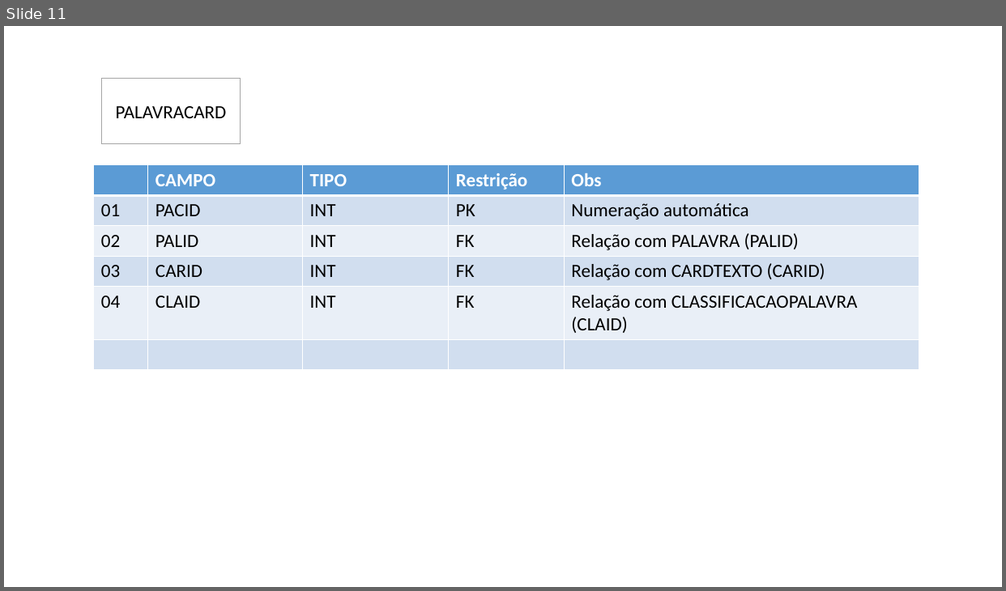
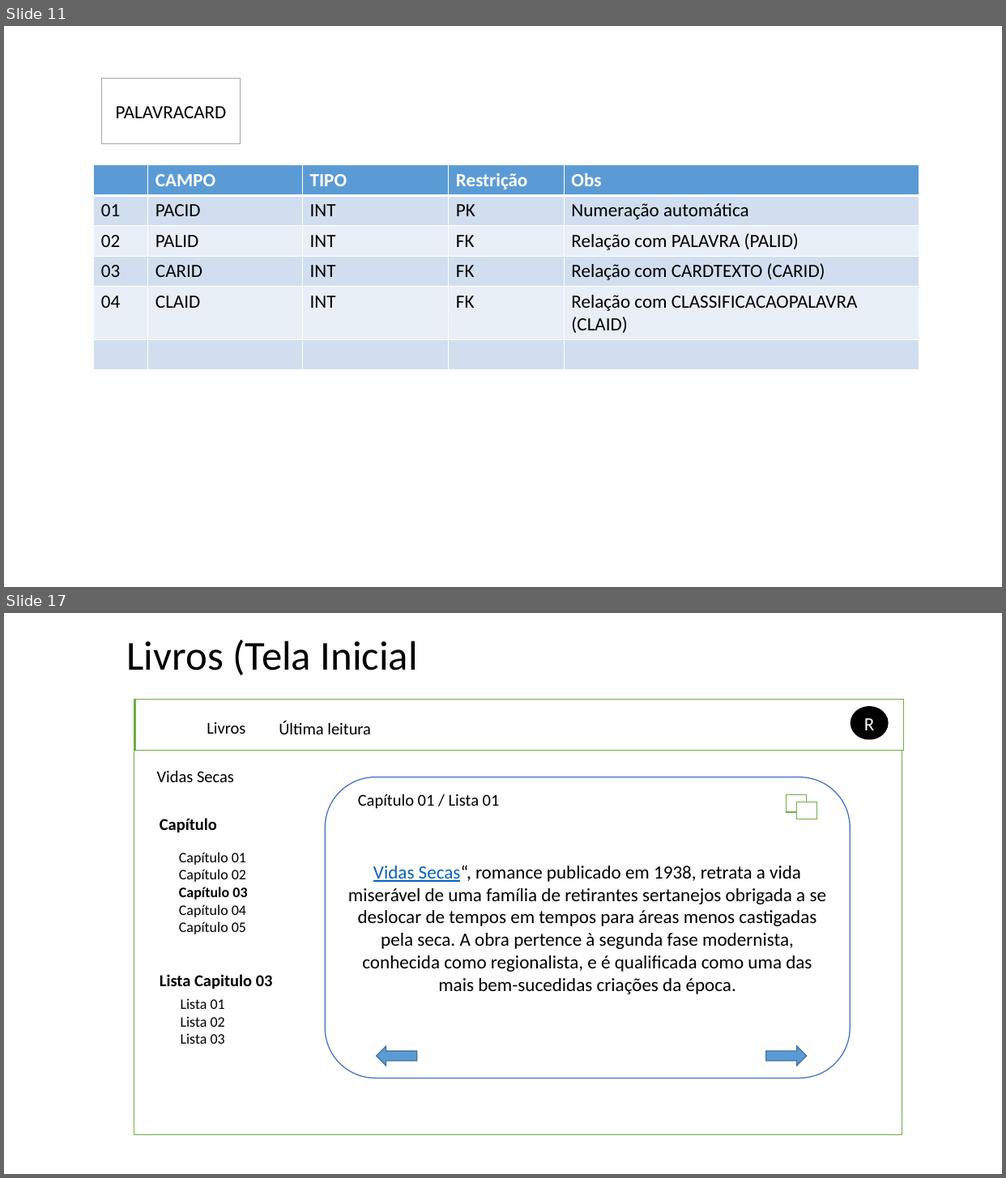
Before and after one commit to viniciuss1812/Projeto-Bookcard, a slide deck: Documentacao/bookCarddocumentacao.pptx. Shown one above the other, each under a label of ours: slide 11 before the commit, slides 11 and 17 after it; the slides between them are not shown. The pictures are 1006x591 and 1006x1178 pixels, drawn with LibreOffice and Linux fonts; fonts in the diff are those of the drawing. Boxes give left, top, right and bottom in pixels: in the first picture for what was removed or moved away, otherwise in the second. Text is boxed around its words. In the diff, an @@ line names an element or a change of style, - is before the commit and + after.

```diff
--- a/Documentacao/bookCarddocumentacao.pptx
+++ b/Documentacao/bookCarddocumentacao.pptx
@@ slide 17 added at <box>4,613,1002,1174</box>, background #FFFFFF @@
@@ title added at <box>126,640,418,675</box>, 39.6 pt, text #000000 @@
+Livros (Tela Inicial
@@ rectangle added at <box>134,700,902,1135</box>, fill #FFFFFF, outline #70AD47 1 pt @@
@@ rectangle added at <box>135,700,904,750</box>, fill #FFFFFF, outline #70AD47 1 pt @@
@@ ellipse added at <box>850,707,888,739</box>, fill #000000, outline #000000 1 pt, 18 pt, text #FFFFFF @@
+R
@@ text added at <box>206,722,245,734</box>, 16 pt, text #000000 @@
+Livros
@@ text added at <box>279,721,371,735</box>, 16 pt, text #000000 @@
+Última leitura
@@ text added at <box>157,770,234,782</box>, 16 pt, text #000000 @@
+Vidas Secas
@@ rounded rectangle added at <box>325,777,850,1078</box>, fill #FFFFFF, outline #4472C4 1 pt, 18 pt, text #000000 @@
+Vidas Secas“, romance publicado em 1938, retrata a vida miserável de uma família de retirantes sertanejos obrigada a se deslocar de tempos em tempos para áreas menos castigadas pela seca. A obra pertence à segunda fase modernista, conhecida como regionalista, e é qualificada como uma das mais bem-sucedidas criações da época.
@@ text added at <box>358,794,500,809</box>, 16 pt, text #000000 @@
+Capítulo 01 / Lista 01
@@ rectangle added at <box>786,795,807,812</box>, fill #FFFFFF, outline #70AD47 1 pt @@
@@ rectangle added at <box>797,803,817,820</box>, fill #FFFFFF, outline #70AD47 1 pt @@
@@ text added at <box>160,818,217,833</box>, 16 pt, text #000000, bold @@
+Capítulo
@@ text added at <box>179,852,247,935</box>, 14 pt, text #000000 @@
+Capítulo 01
+Capítulo 02
+Capítulo 03
+Capítulo 04
+Capítulo 05
@@ text added at <box>160,974,273,990</box>, 16 pt, text #000000, bold @@
+Lista Capitulo 03
@@ text added at <box>181,999,225,1044</box>, 14 pt, text #000000 @@
+Lista 01
+Lista 02
+Lista 03
@@ right arrow added at <box>376,1046,416,1066</box>, fill #5B9BD5, outline #43739E 1 pt @@
@@ right arrow added at <box>766,1046,807,1066</box>, fill #5B9BD5, outline #43739E 1 pt @@
```
Also in this commit, not shown: 2 slides changed, 8 other slides added, 1 slide removed, 1 other file.
